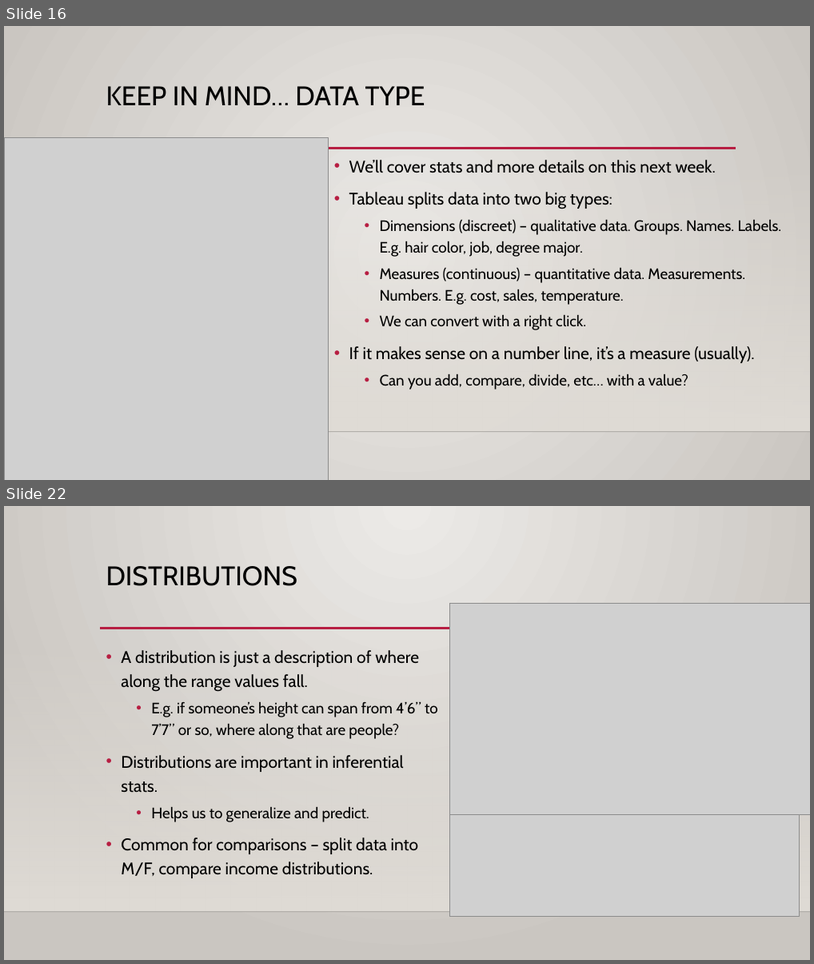
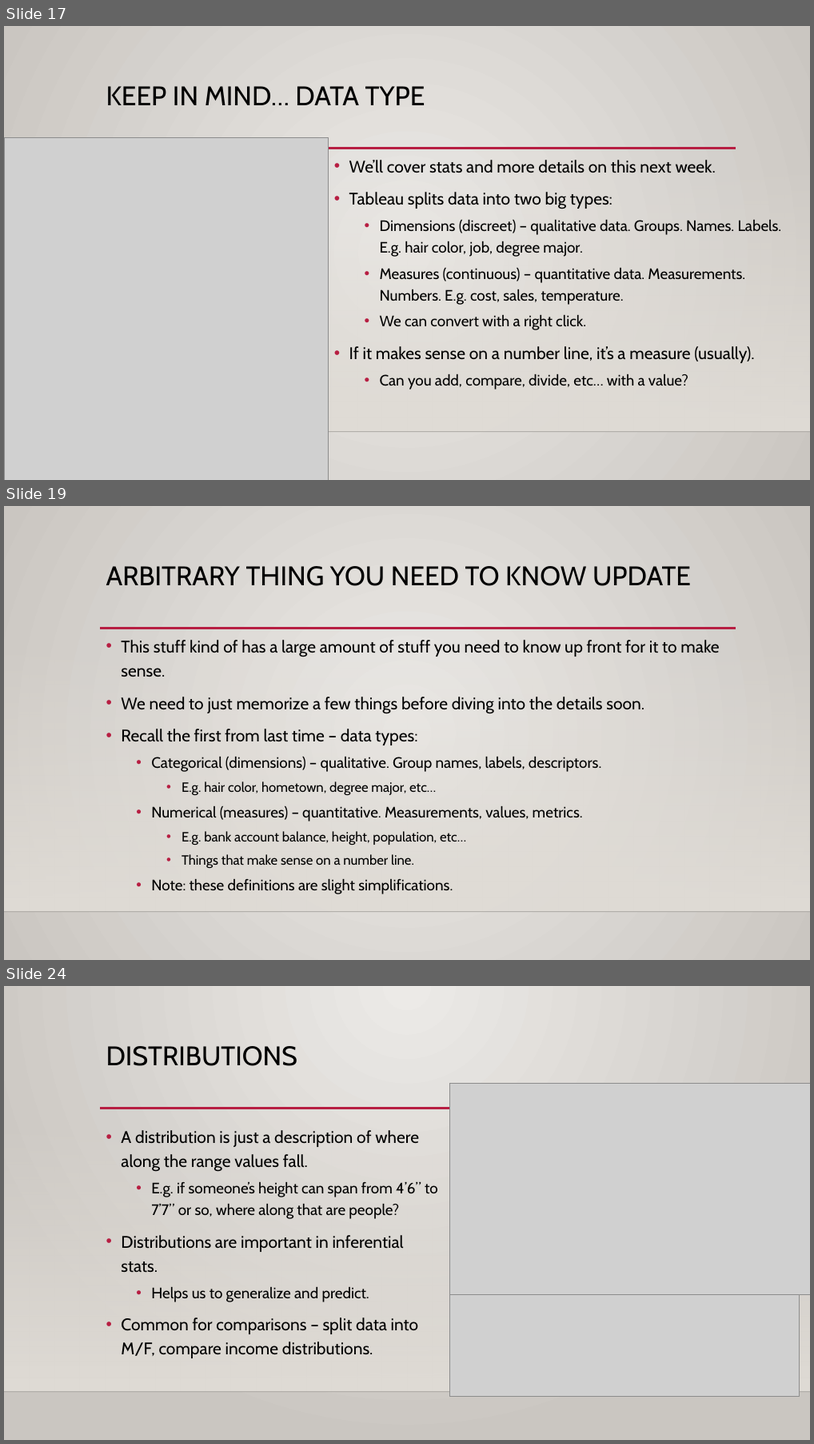
Before and after one commit to AkeemSemper/ml_datasets, a slide deck: slides/chapter_5.pptx. Shown one above the other, each under a label of ours: slides 16 and 22 before the commit, slides 17, 19 and 24 after it; the slides between them are not shown. The pictures are 814x964 and 814x1444 pixels, drawn with LibreOffice and Linux fonts; fonts in the diff are those of the drawing; grey boxes stand for pictures; background and template pictures are left out. Boxes give left, top, right and bottom in pixels: in the first picture for what was removed or moved away, otherwise in the second. Text is boxed around its words. In the diff, an @@ line names an element or a change of style, - is before the commit and + after.

```diff
--- a/slides/chapter_5.pptx
+++ b/slides/chapter_5.pptx
@@ slide 19 added at <box>4,506,810,960</box>, background gradient #ECEAE7 to #CAC7C1; not listed: 3 template elements that a slide beside it also shows @@
@@ title added at <box>106,566,691,586</box>, 32 pt, text #000000 @@
+ARBITRARY THING YOU NEED TO KNOW UPDATE
@@ text added at <box>121,640,719,894</box>, 18 pt, text #000000 @@
+• This stuff kind of has a large amount of stuff you need to know up front for it to make sense.
+• We need to just memorize a few things before diving into the details soon.
+• Recall the first from last time – data types:
+  • Categorical (dimensions) – qualitative. Group names, labels, descriptors.
+    • E.g. hair color, hometown, degree major, etc…
+  • Numerical (measures) – quantitative. Measurements, values, metrics.
+    • E.g. bank account balance, height, population, etc…
+    • Things that make sense on a number line.
+  • Note: these definitions are slight simplifications.
@@ what was slide 16 is now slide 17 @@
@@ what was slide 22 is now slide 24 @@
```
Also in this commit, not shown: 15 slides changed, 1 other slide added, 1 slide removed.
